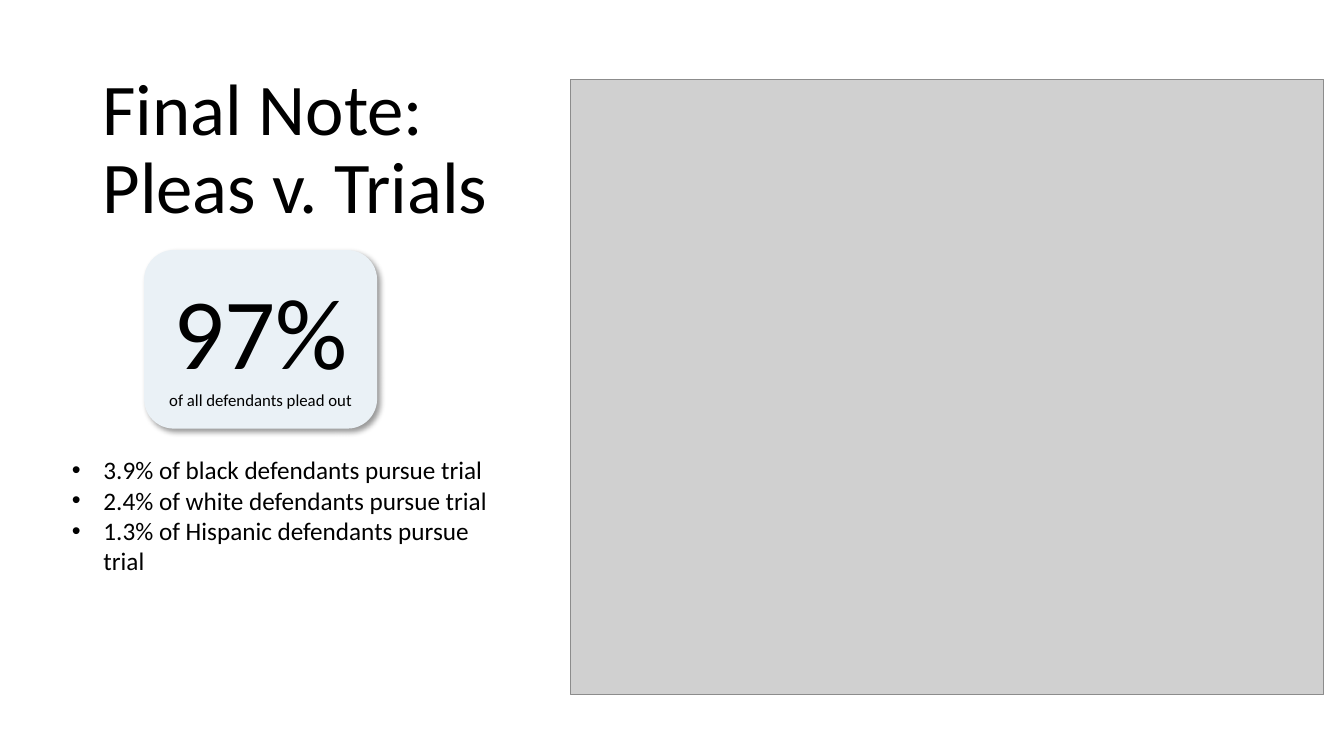
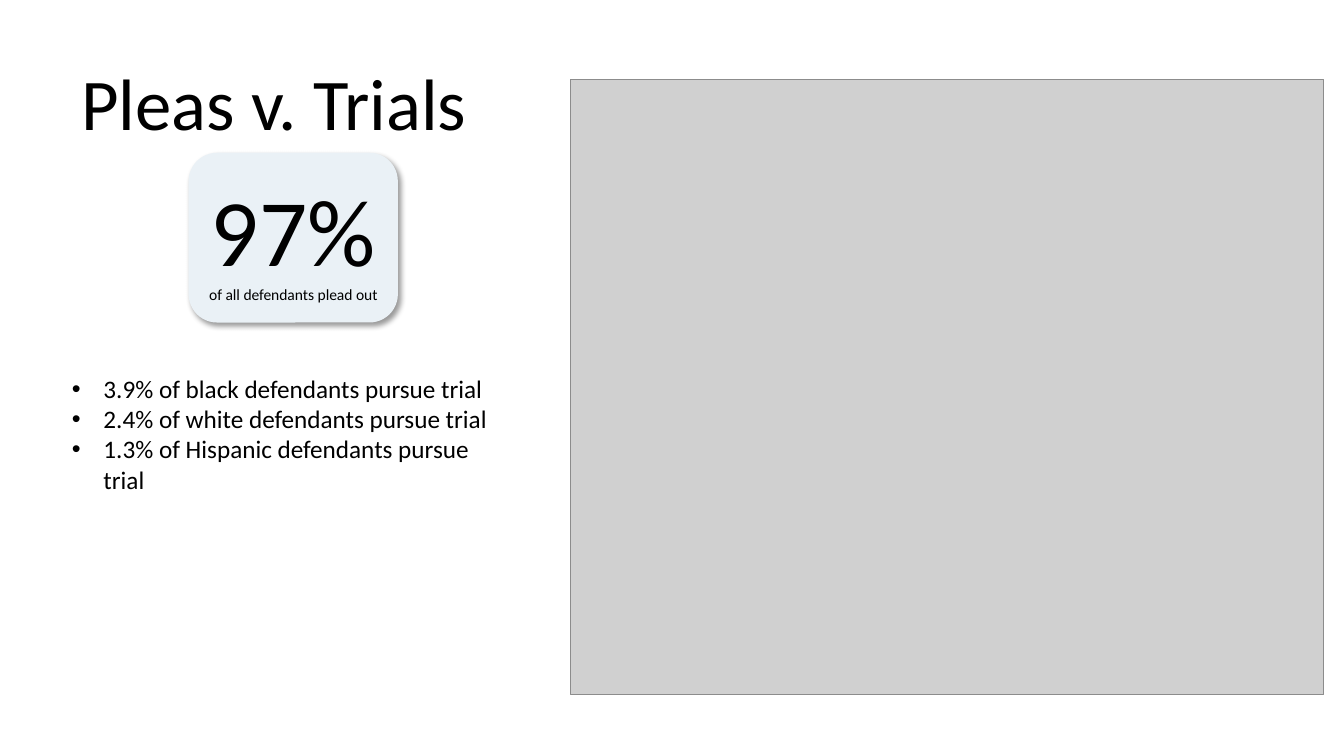
Before and after one commit to jenwhitson/sentencing_project, a slide deck: slide 18 of Presentation.pptx (slide 17 before the commit). Drawn at 1344x756 pixels with LibreOffice and Linux fonts; fonts in the diff are those of the drawing; grey boxes stand for pictures. Boxes give left, top, right and bottom in pixels: in the first picture for what was removed or moved away, otherwise in the second. Text is boxed around its words. In the diff, an @@ line names an element or a change of style, - is before the commit and + after.

Commit message:
updated titles for presentation

```diff
--- a/Presentation.pptx
+++ b/Presentation.pptx
@@ title at box(81, 79, 466, 131): text changed @@
-Final Note: Pleas v. Trials
+Pleas v. Trials
@@ rounded rectangle "97%": place and size @@
-rounded rectangle "97%" at box(144, 250, 377, 429)
+rounded rectangle "97%" at box(189, 153, 398, 323)
@@ rounded rectangle "97%" at box(189, 153, 398, 323): size 72 to 68 pt in "97%"; size 12 to 11.1 pt in "of all defendants plead out" @@
@@ text "3.9% of black defendants pursue ...": place and size @@
-text "3.9% of black defendants pursue ..." at box(103, 461, 487, 570)
+text "3.9% of black defendants pursue ..." at box(103, 380, 487, 489)
```
Also in this commit, not shown: 6 other slides changed, 3 slides added, 2 slides removed.
